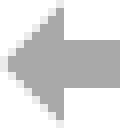
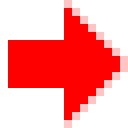
Layers edited between the first and the second 128×128 image:
hid "darkgrey g" over [0, 0, 120, 128]
added layer "red" above "Calque #6" over [8, 0, 128, 128]
